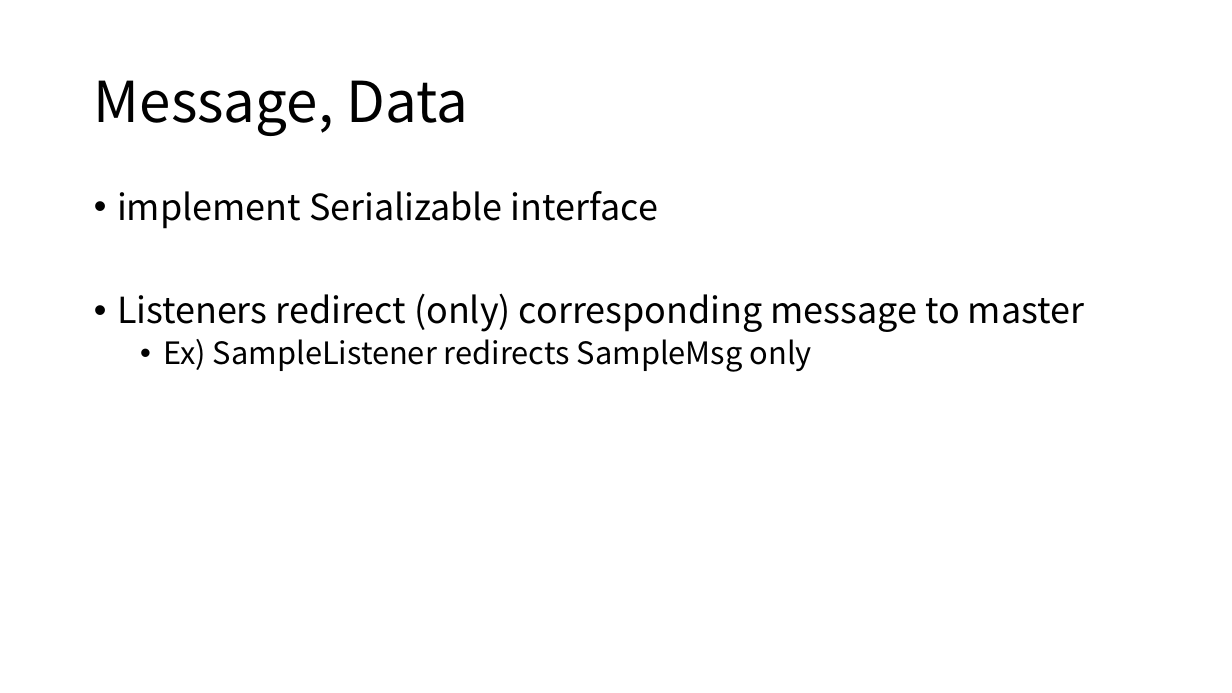
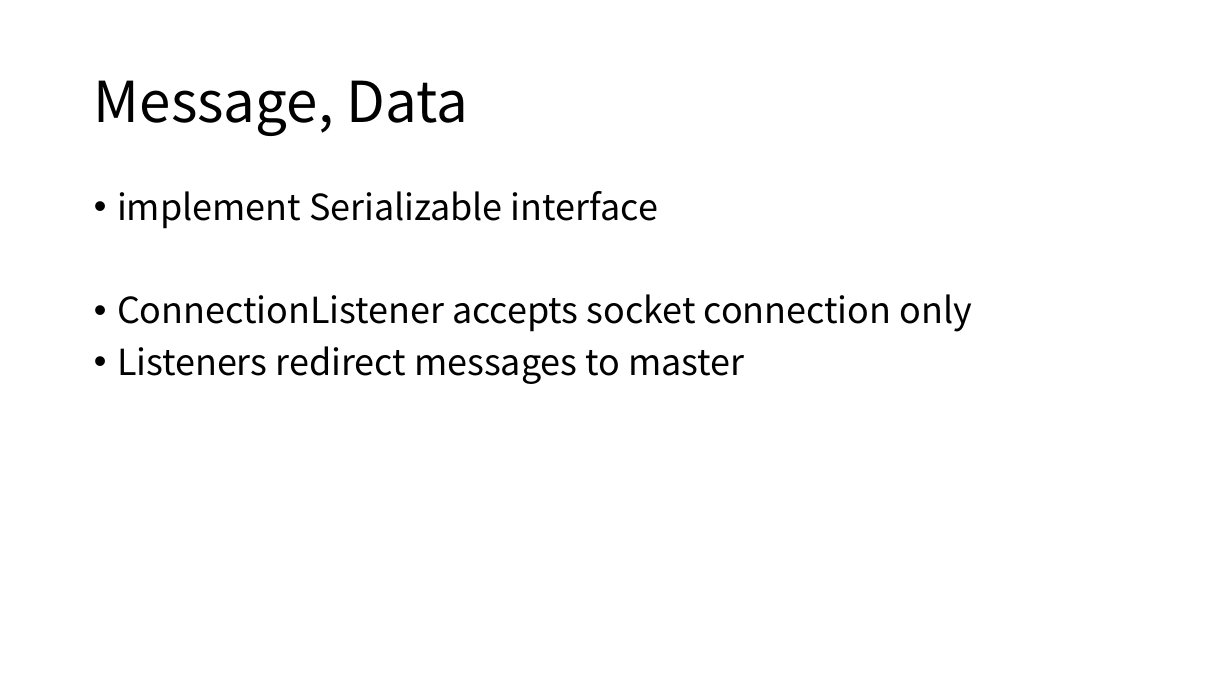
Before and after one commit to Eyebrowmoon/CS490, a slide deck: slide 3 of project.pptx. Drawn at 1232x693 pixels with LibreOffice and Linux fonts; fonts in the diff are those of the drawing. Boxes give left, top, right and bottom in pixels: in the first picture for what was removed or moved away, otherwise in the second. Text is boxed around its words. In the diff, an @@ line names an element or a change of style, - is before the commit and + after.

```diff
--- a/project.pptx
+++ b/project.pptx
@@ text at (117,294,972,384): text changed @@
-• Listeners redirect (only) corresponding message to master
-  • Ex) SampleListener redirects SampleMsg only
+• ConnectionListener accepts socket connection only
+• Listeners redirect messages to master
```
Also in this commit, not shown: 4 other slides changed, 2 slides added.
